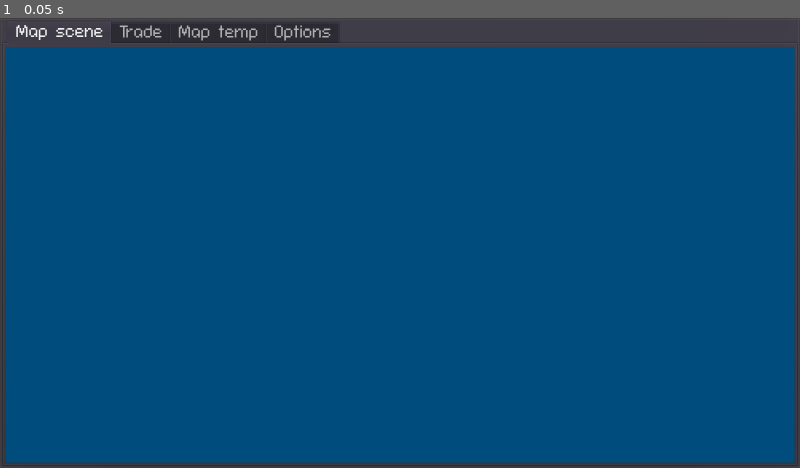
Above: before the commit, frame 1.
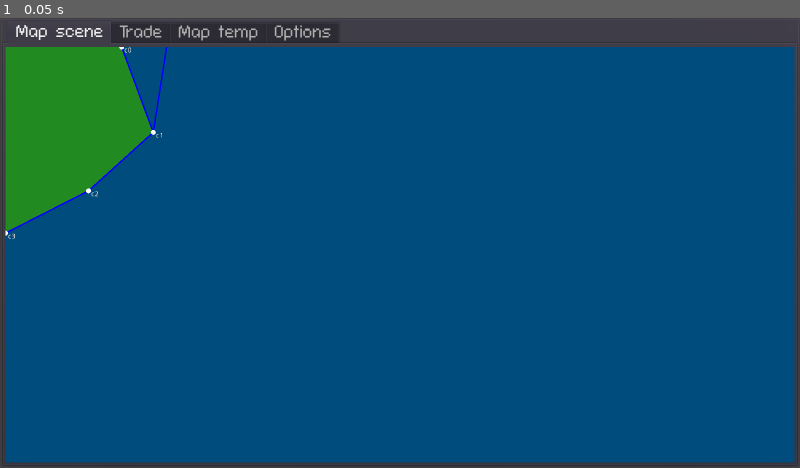
Above: after the commit, the same moment.

Repository: cheesefish/happy_merchant
Game: Godot game, scene res://scenes/GUI.tscn
The game is run twice, just before and just after one commit, with the same random seed, the same clock (stepped at 60 frames per second) and the same inputs.
Inputs:
- Up to frame 1 (0.05 s): no input

The runs differ from the first frame. In frame 1, 5.7% of the frame differs, in the area x 0-21%, y 6-50%.
Error before the commit: Parse Error: Too few arguments for "add_child()" call. Expected at least 1. (res://scripts/world/World.gd:87)

Commit message:
Oops, jul-commit:en var visst trasig. Fixat.

Diff:
--- a/scripts/world/World.gd
+++ b/scripts/world/World.gd
@@ -10,7 +10,7 @@
 	make_island(Vector2(0,0)*s, 500, 12, 1, 0.6*s, 567898765456743)
 	make_island(Vector2(-250,150)*s, 50, 6, 5, 0.4*s, 4343434322434324343)
 	make_sea_routes()
-	make_map()
+	redraw_nodes()
 
 func make_island(center:Vector2, radius, num_nodes, rand_scale=1.0, scale=1.0, rng_seed=1234567890):
 	var rng = RandomNumberGenerator.new()
@@ -78,10 +78,3 @@
 func redraw_nodes():
 	for node in nodes.values():
 		add_child(WorldNodeMarker.new().init(node, Color.white))
-
-func make_map():
-	for node in nodes.values():
-		for name2 in node.edges.keys():
-			var v1 = node.position
-			var v2 = nodes[name2].position
-			add_child()
--- a/scripts/world/map/WorldNodeMarker.gd
+++ b/scripts/world/map/WorldNodeMarker.gd
@@ -3,7 +3,7 @@
 var circle
 var node_name:String
 
-func init(node:WorldNode, color=self.color[0], radius=self.radius, num_points=self.num_points):
+func init(node:WorldNode, color=PoolColorArray([Color.white]), radius=5, num_points=16):
 	set_position(node.position)
 	circle = Circle.new().init(Vector2.ZERO, color, radius, num_points)
 	add_child(circle)
